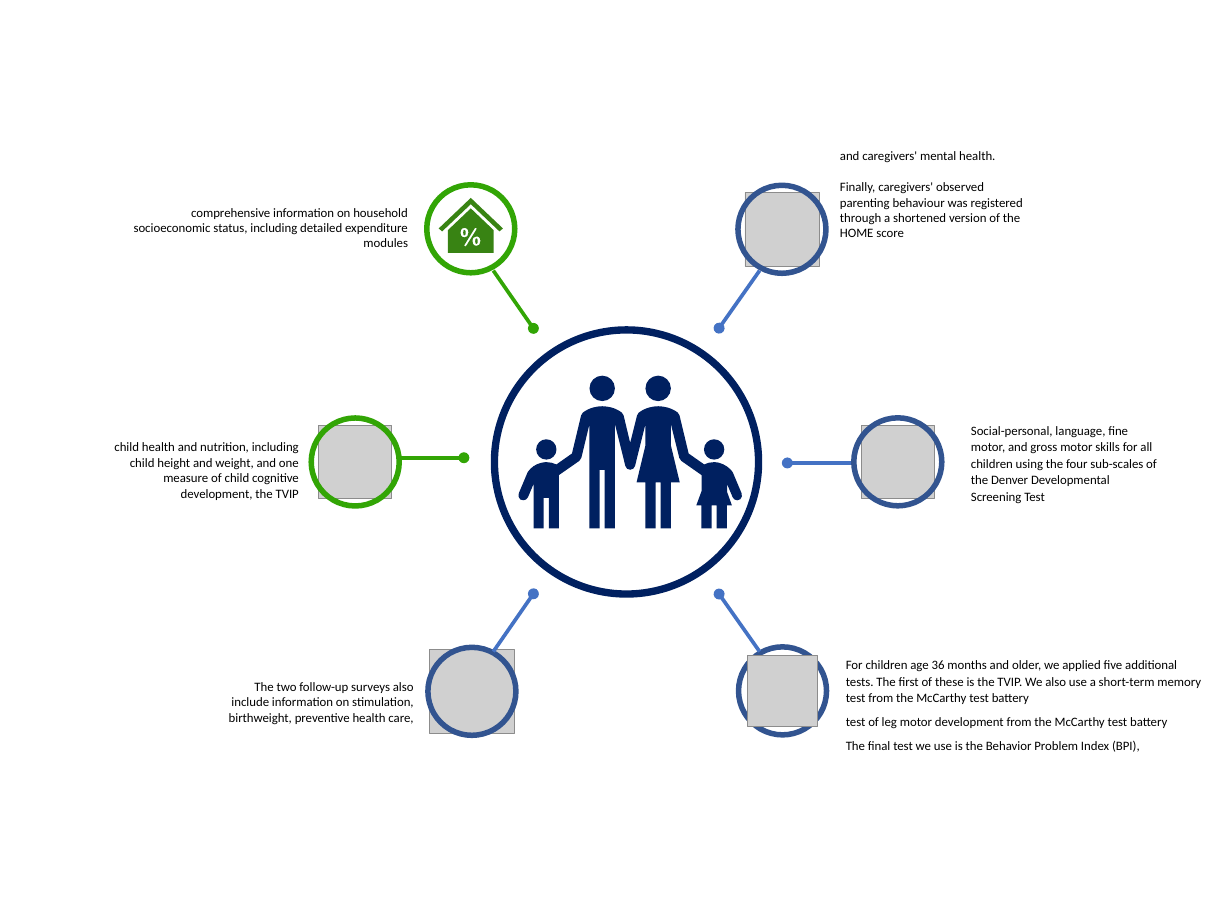
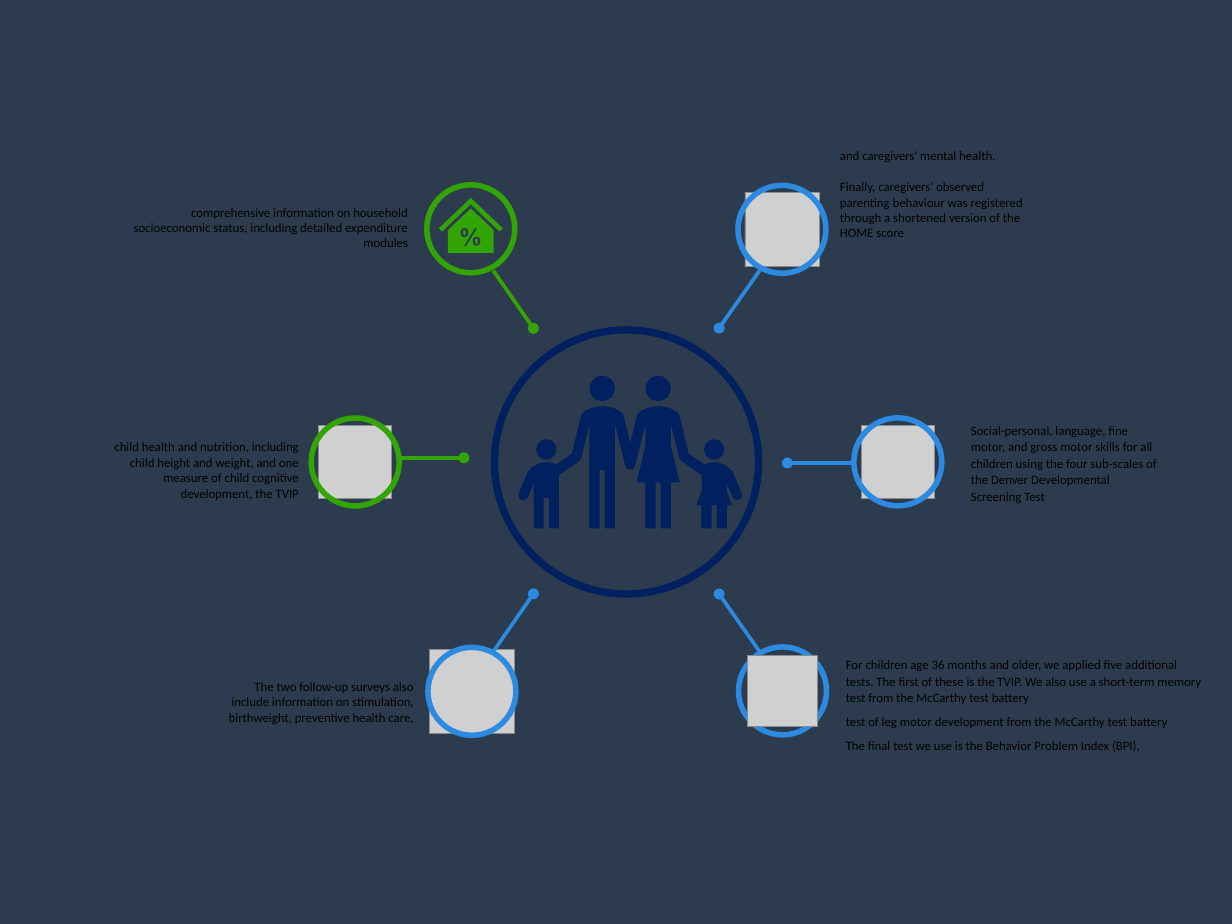
Before and after one commit to JMBorrego/CashCognitive, a slide deck: slide 2 of Nicaragua Infografia.pptx. Drawn at 1232x924 pixels with LibreOffice and Linux fonts; fonts in the diff are those of the drawing; grey boxes stand for pictures. Boxes give left, top, right and bottom in pixels: in the first picture for what was removed or moved away, otherwise in the second. Text is boxed around its words. In the diff, an @@ line names an element or a change of style, - is before the commit and + after.

```diff
--- a/Nicaragua Infografia.pptx
+++ b/Nicaragua Infografia.pptx
@@ background #FFFFFF to #2C3C4E @@
@@ freeform shape at (438, 198, 502, 253): fill #388313 to #32A505 @@
@@ arrow (759, 270) - (719, 328): stroke #4472C4 3 pt to #2C8AE0 3 pt @@
@@ arrow (851, 463) - (788, 463): stroke #4472C4 3 pt to #2C8AE0 3 pt @@
@@ arrow (494, 651) - (533, 594): stroke #4472C4 3 pt to #2C8AE0 3 pt @@
@@ arrow (759, 651) - (719, 594): stroke #4472C4 3 pt to #2C8AE0 3 pt @@
@@ outline #325491 4.5 pt to #2C8AE0 4.5 pt in 4 elements at (738, 186, 826, 274), (854, 418, 942, 506), (428, 648, 516, 736), (738, 647, 826, 735) @@
```
Also in this commit, not shown: 1 other slide changed.
